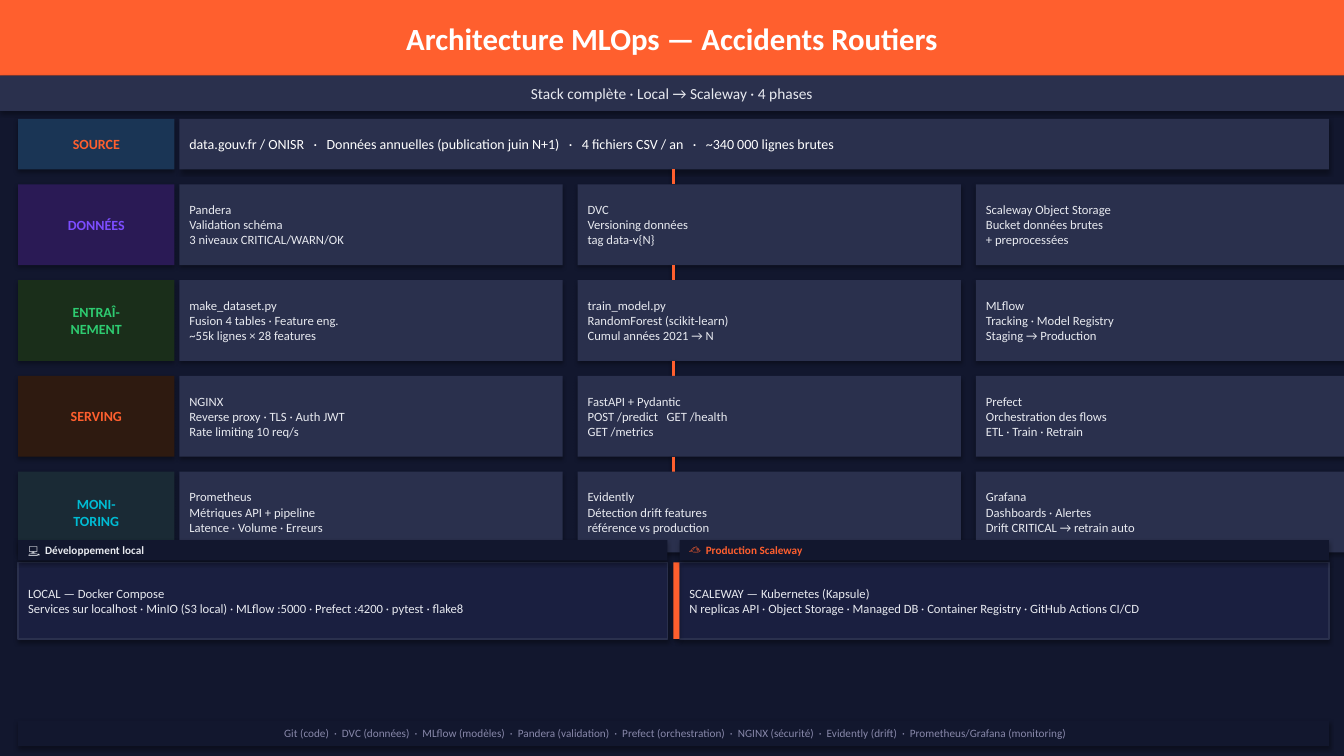
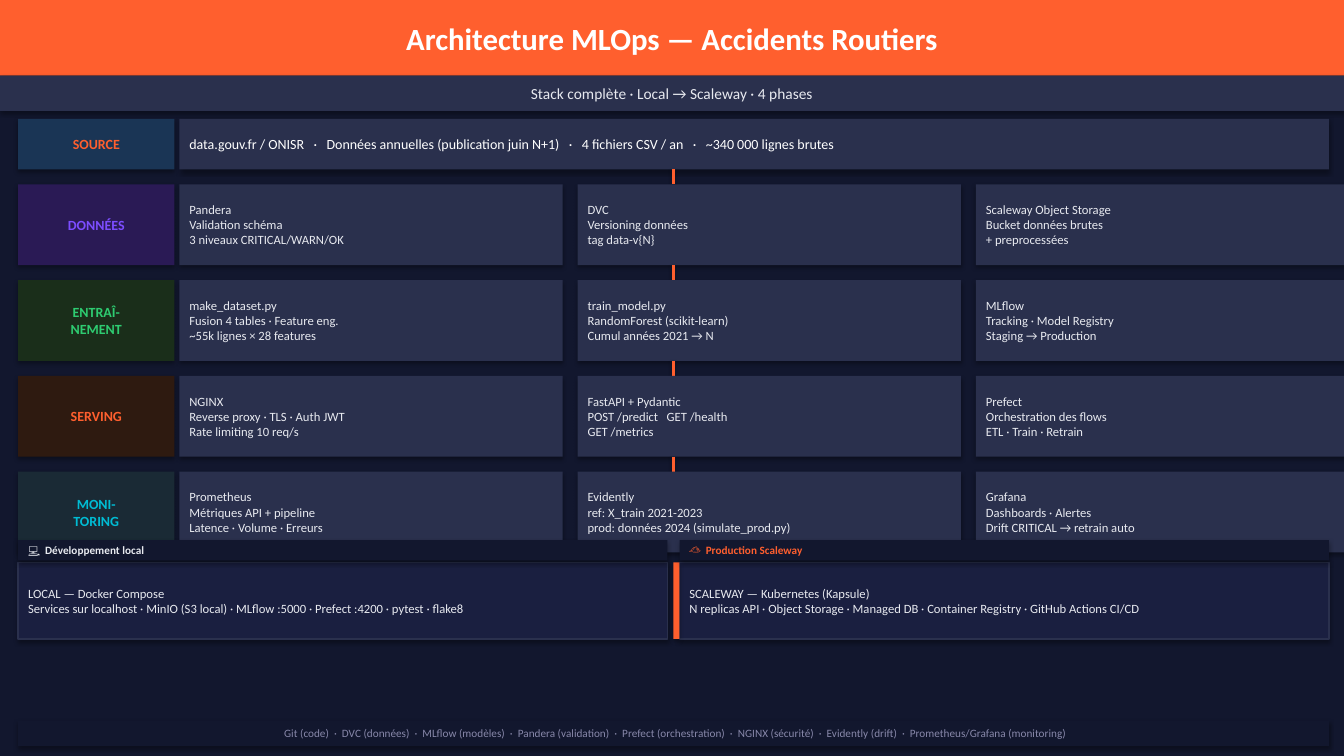
Before and after one commit to jakatt/cac_mlops, a slide deck: slide 2 of cac_mlops_architecture.pptx. Drawn at 1344x756 pixels with LibreOffice and Linux fonts; fonts in the diff are those of the drawing. Boxes give left, top, right and bottom in pixels: in the first picture for what was removed or moved away, otherwise in the second. Text is boxed around its words. In the diff, an @@ line names an element or a change of style, - is before the commit and + after.

```diff
--- a/cac_mlops_architecture.pptx
+++ b/cac_mlops_architecture.pptx
@@ text in rectangle at (x1=588, y1=508, x2=790, y2=534): text changed @@
-Détection drift features
-référence vs production
+ref: X_train 2021-2023
+prod: données 2024 (simulate_prod.py)
```
Also in this commit, not shown: 1 other slide changed, 3 other files.
